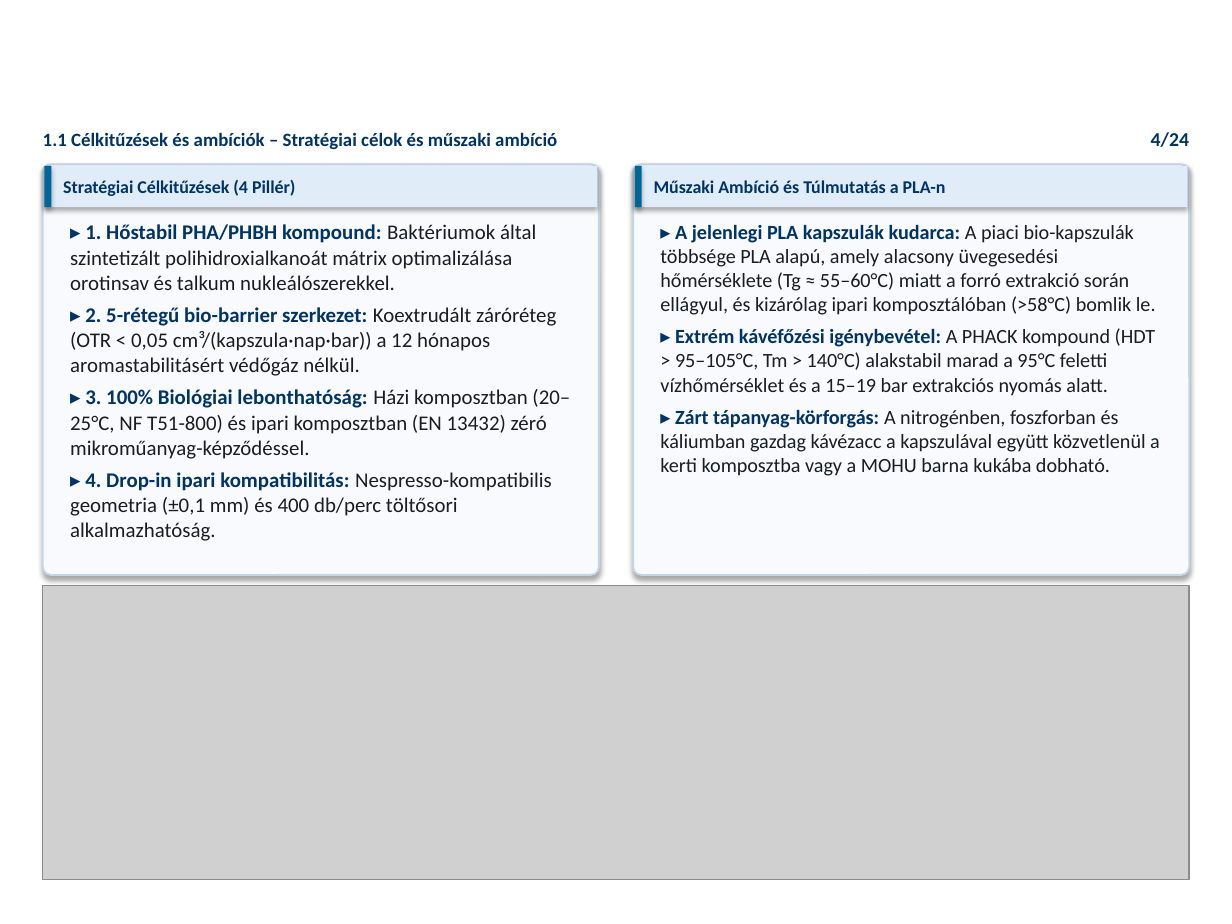
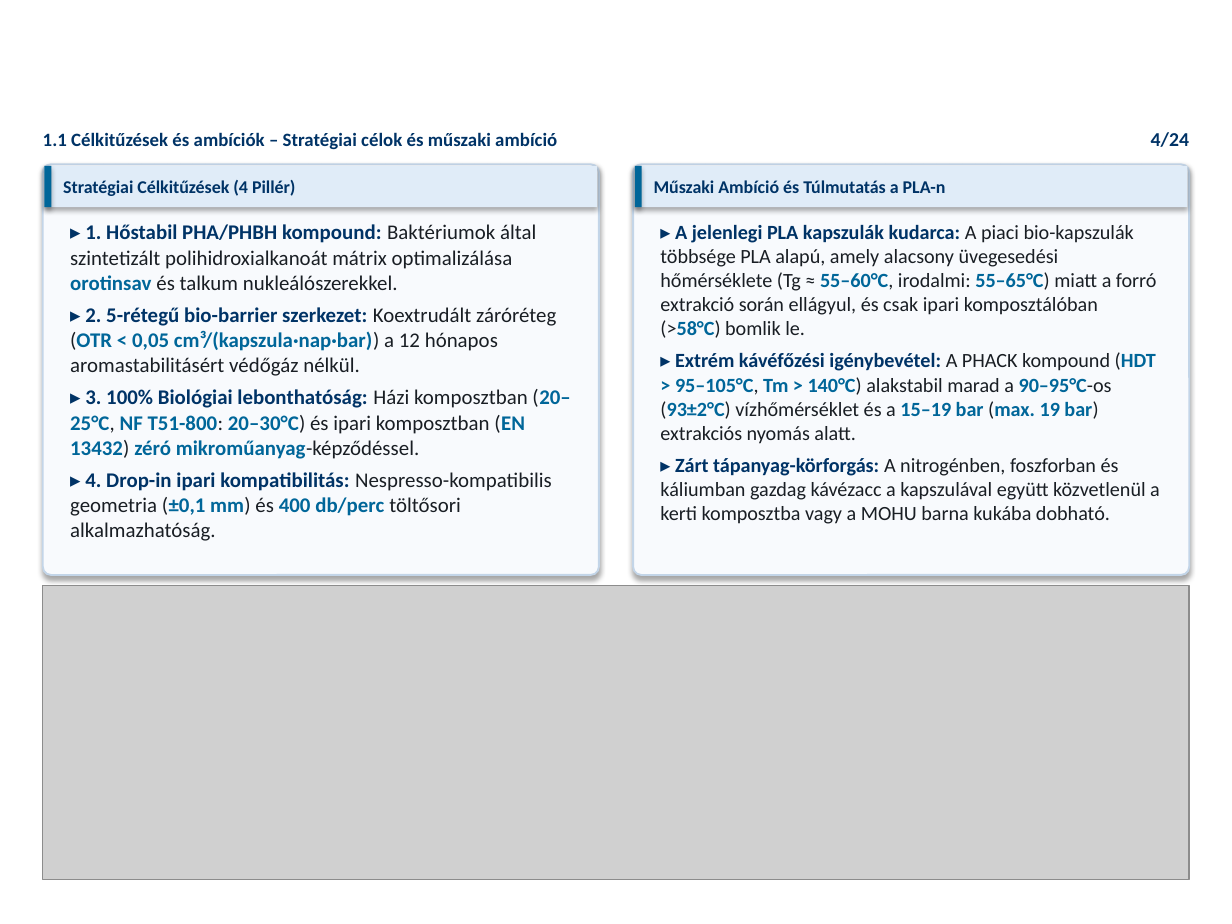
Before and after one commit to RMarci44/Fenntarthato-hulladek-projekt, a slide deck: slide 4 of PHACK_Prezentacio_Vegleges.pptx. Drawn at 1232x924 pixels with LibreOffice and Linux fonts; fonts in the diff are those of the drawing; grey boxes stand for pictures; background and template pictures are left out. Boxes give left, top, right and bottom in pixels: in the first picture for what was removed or moved away, otherwise in the second. Text is boxed around its words. In the diff, an @@ line names an element or a change of style, - is before the commit and + after.

```diff
--- a/PHACK_Prezentacio_Vegleges.pptx
+++ b/PHACK_Prezentacio_Vegleges.pptx
@@ text at [70,224,556,541]: text colour #191E24 to #006699, bold on in "orotinsav", "(OTR < 0,05 cm³/(kapszula·nap·bar))", "(±0,1 mm) 400 db/perc" @@
@@ text at [660,225,1157,444]: text changed @@
-▸ A jelenlegi PLA kapszulák kudarca: A piaci bio-kapszulák többsége PLA alapú, amely alacsony üvegesedési hőmérséklete (Tg ≈ 55–60°C) miatt a forró extrakció során ellágyul, és kizárólag ipari komposztálóban (>58°C) bomlik le.
-▸ Extrém kávéfőzési igénybevétel: A PHACK kompound (HDT > 95–105°C, Tm > 140°C) alakstabil marad a 95°C feletti vízhőmérséklet és a 15–19 bar extrakciós nyomás alatt.
+▸ A jelenlegi PLA kapszulák kudarca: A piaci bio-kapszulák többsége PLA alapú, amely alacsony üvegesedési hőmérséklete (Tg ≈ 55–60°C, irodalmi: 55–65°C) miatt a forró extrakció során ellágyul, és csak ipari komposztálóban (>58°C) bomlik le.
+▸ Extrém kávéfőzési igénybevétel: A PHACK kompound (HDT > 95–105°C, Tm > 140°C) alakstabil marad a 90–95°C-os (93±2°C) vízhőmérséklet és a 15–19 bar (max. 19 bar) extrakciós nyomás alatt.
@@ text at [70,389,570,459]: text changed; bold on @@
-▸ 3. 100% Biológiai lebonthatóság: Házi komposztban (20–25°C, NF T51-800) és ipari komposztban (EN 13432) zéró mikroműanyag-képződéssel.
+▸ 3. 100% Biológiai lebonthatóság: Házi komposztban (20–25°C, NF T51-800: 20–30°C) és ipari komposztban (EN 13432) zéró mikroműanyag-képződéssel.
```
Also in this commit, not shown: 18 other slides changed, 27 other files.
